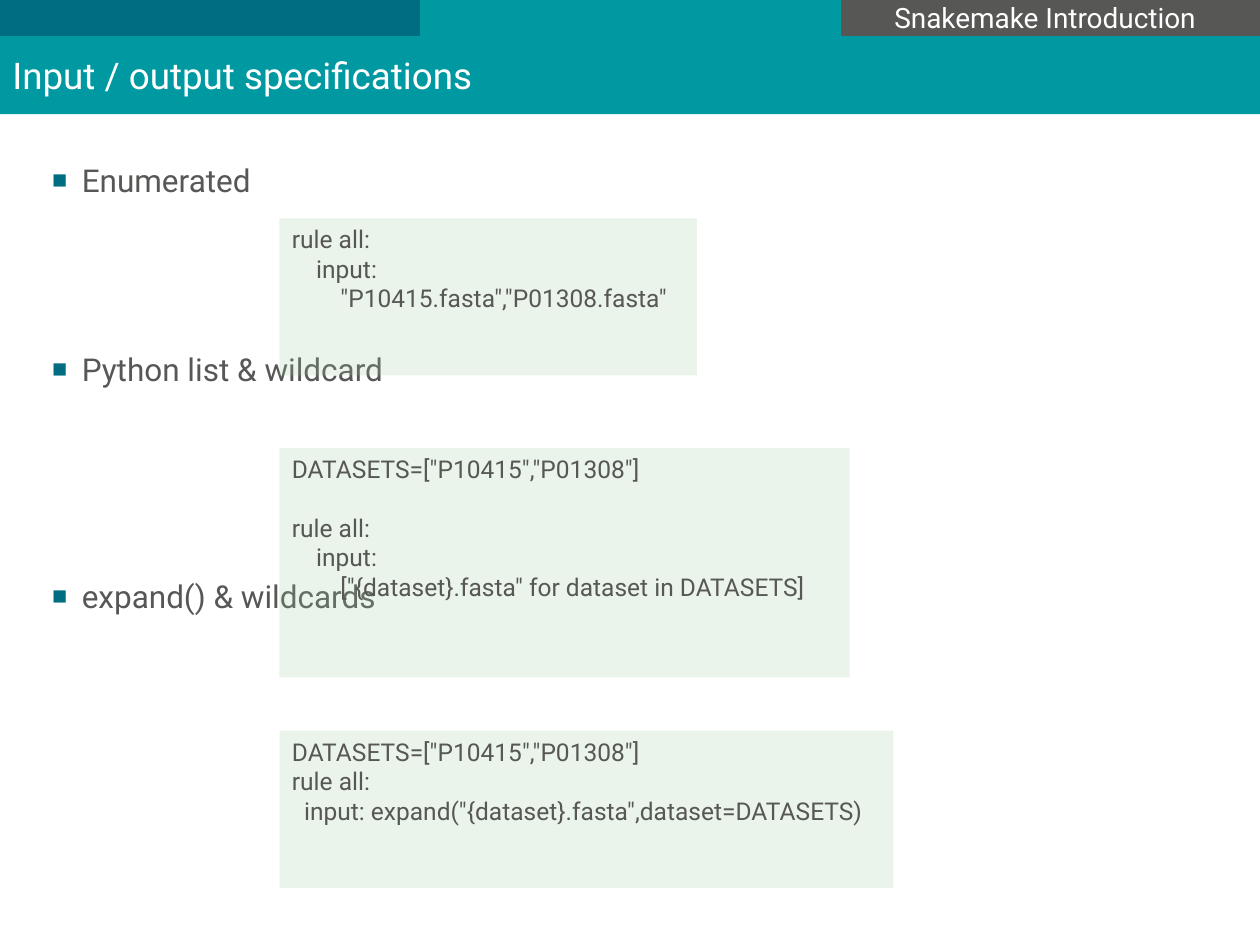
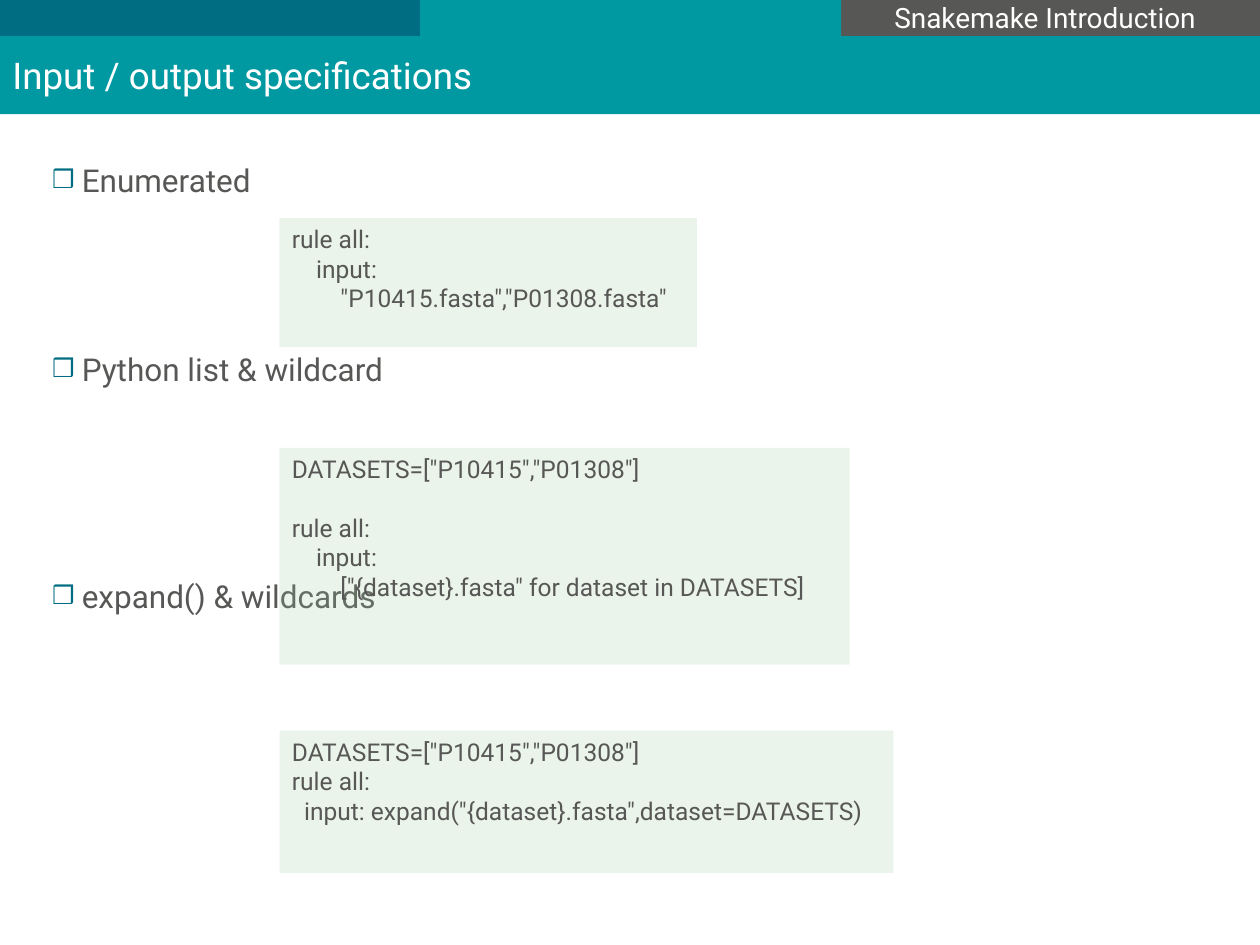
Before and after one commit to mesocentre-clermont-auvergne/formation_fair, a slide deck: slide 14 of fair_workflow/fair_workflow_cours/introduction_snakemake.odp (slide 13 before the commit). Drawn at 1260x945 pixels with LibreOffice and Linux fonts; fonts in the diff are those of the drawing; background and template pictures are left out. Boxes give left, top, right and bottom in pixels: in the first picture for what was removed or moved away, otherwise in the second. Text is boxed around its words. In the diff, an @@ line names an element or a change of style, - is before the commit and + after.

```diff
--- a/fair_workflow/fair_workflow_cours/introduction_snakemake.odp
+++ b/fair_workflow/fair_workflow_cours/introduction_snakemake.odp
@@ text "Enumerated" at box(82, 168, 383, 615): bullet ■ to ❒ @@
@@ rectangle "rule all:": place and size @@
-rectangle "rule all:" at box(280, 218, 697, 375)
+rectangle "rule all:" at box(280, 218, 697, 346)
@@ rectangle "DATASETS=["P10415","P01308"]": place and size @@
-rectangle "DATASETS=["P10415","P01308"]" at box(280, 449, 850, 678)
+rectangle "DATASETS=["P10415","P01308"]" at box(280, 449, 850, 665)
@@ rectangle "DATASETS=["P10415","P01308"]": place and size @@
-rectangle "DATASETS=["P10415","P01308"]" at box(280, 731, 893, 888)
+rectangle "DATASETS=["P10415","P01308"]" at box(280, 731, 893, 873)
```
Also in this commit, not shown: 15 other slides changed, 1 slide added, 18 other files.
